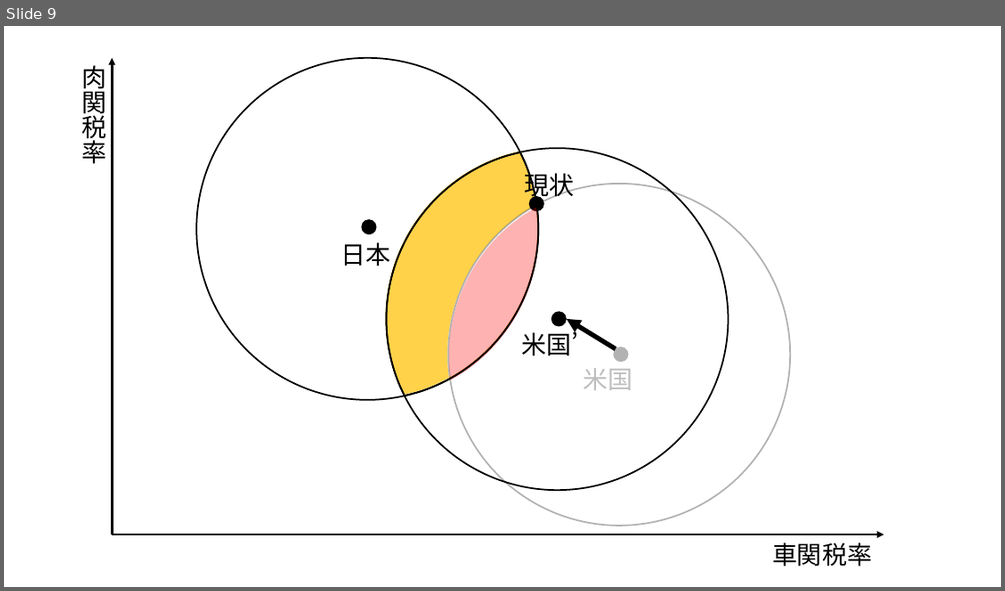
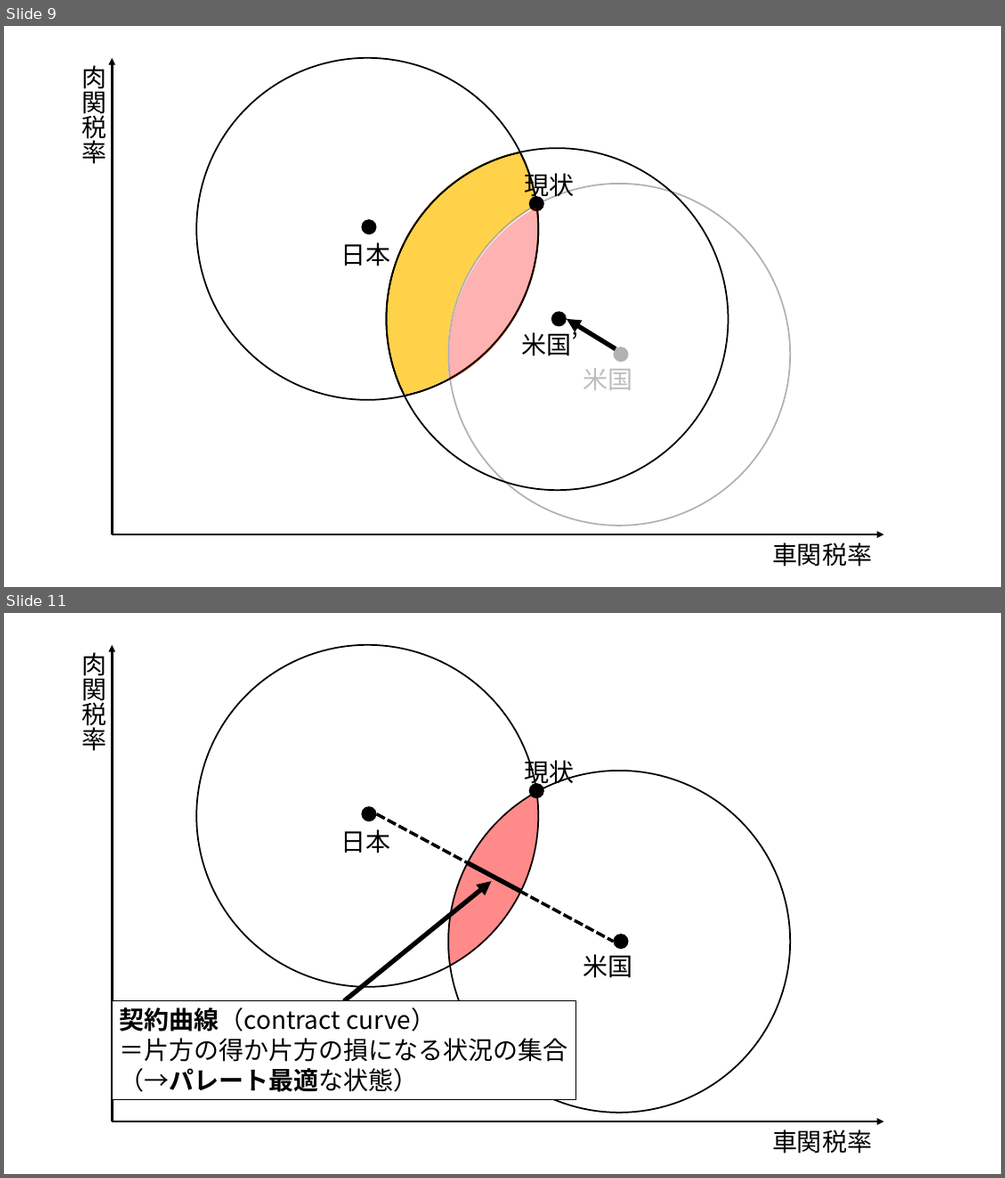
Before and after one commit to junpei-suzuki/IPE1-2026-Gakushuin, a slide deck: figs/DIYfigures_ipe1.pptx. Shown one above the other, each under a label of ours: slide 9 before the commit, slides 9 and 11 after it; the slides between them are not shown. The pictures are 1005x591 and 1005x1178 pixels, drawn with LibreOffice and Linux fonts; fonts in the diff are those of the drawing. Boxes give left, top, right and bottom in pixels: in the first picture for what was removed or moved away, otherwise in the second. Text is boxed around its words. In the diff, an @@ line names an element or a change of style, - is before the commit and + after.

```diff
--- a/figs/DIYfigures_ipe1.pptx
+++ b/figs/DIYfigures_ipe1.pptx
@@ slide 11 added at (4, 613, 1001, 1174), background #FFFFFF @@
@@ group added at (81, 645, 884, 1153): 5 texts, 5 ellipses, 3 arrows, 2 lines, 1 freeform shape, 1 rectangle @@
+車関税率
+肉関税率
+日本
+米国
+現状
+契約曲線（contract curve）
+＝片方の得か片方の損になる状況の集合
+（→パレート最適な状態）
```
Also in this commit, not shown: 6 other slides added, 6 other files.
